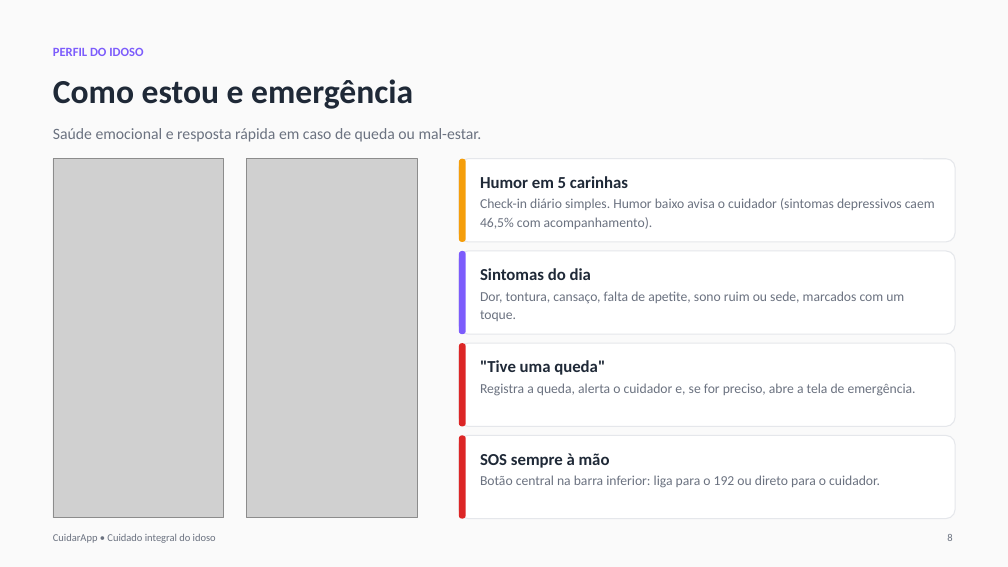
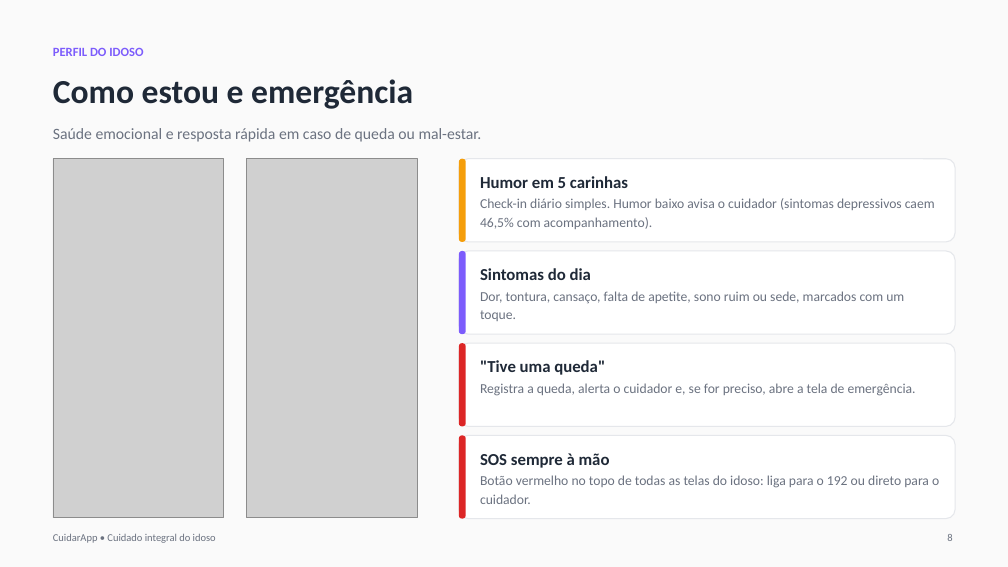
Before and after one commit to InBradleydesign/1-Download-and-Export, a slide deck: slide 8 of CuidarApp/docs/apresentacao/CuidarApp_Apresentacao.pptx. Drawn at 1008x567 pixels with LibreOffice and Linux fonts; fonts in the diff are those of the drawing; grey boxes stand for pictures. Boxes give left, top, right and bottom in pixels: in the first picture for what was removed or moved away, otherwise in the second. Text is boxed around its words. In the diff, an @@ line names an element or a change of style, - is before the commit and + after.

```diff
--- a/CuidarApp/docs/apresentacao/CuidarApp_Apresentacao.pptx
+++ b/CuidarApp/docs/apresentacao/CuidarApp_Apresentacao.pptx
@@ text at (480,475,939,504): text changed @@
-Botão central na barra inferior: liga para o 192 ou direto para o cuidador.
+Botão vermelho no topo de todas as telas do idoso: liga para o 192 ou direto para o cuidador.
```
Also in this commit, not shown: 5 other slides changed, 25 other files.
